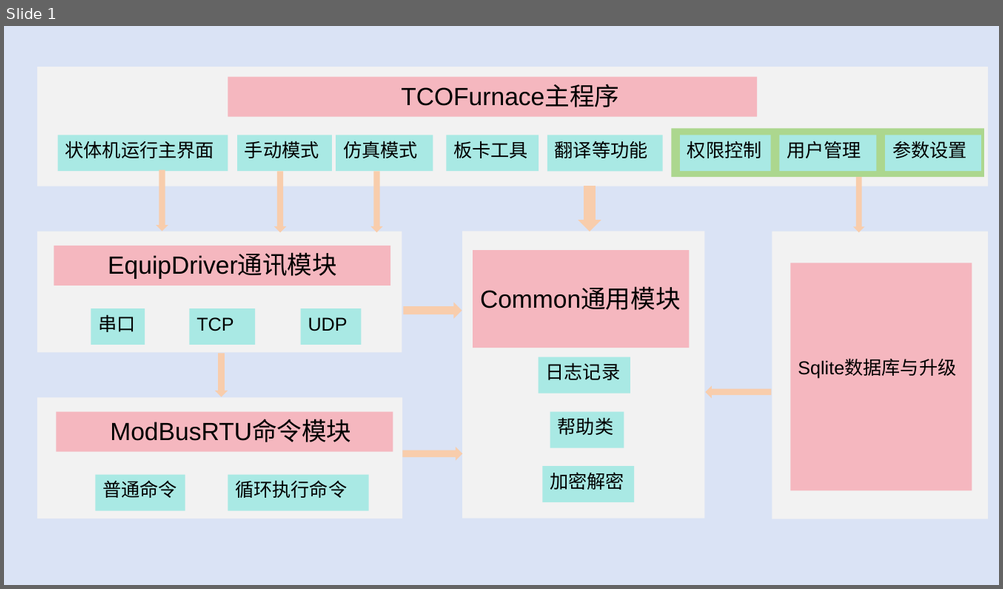
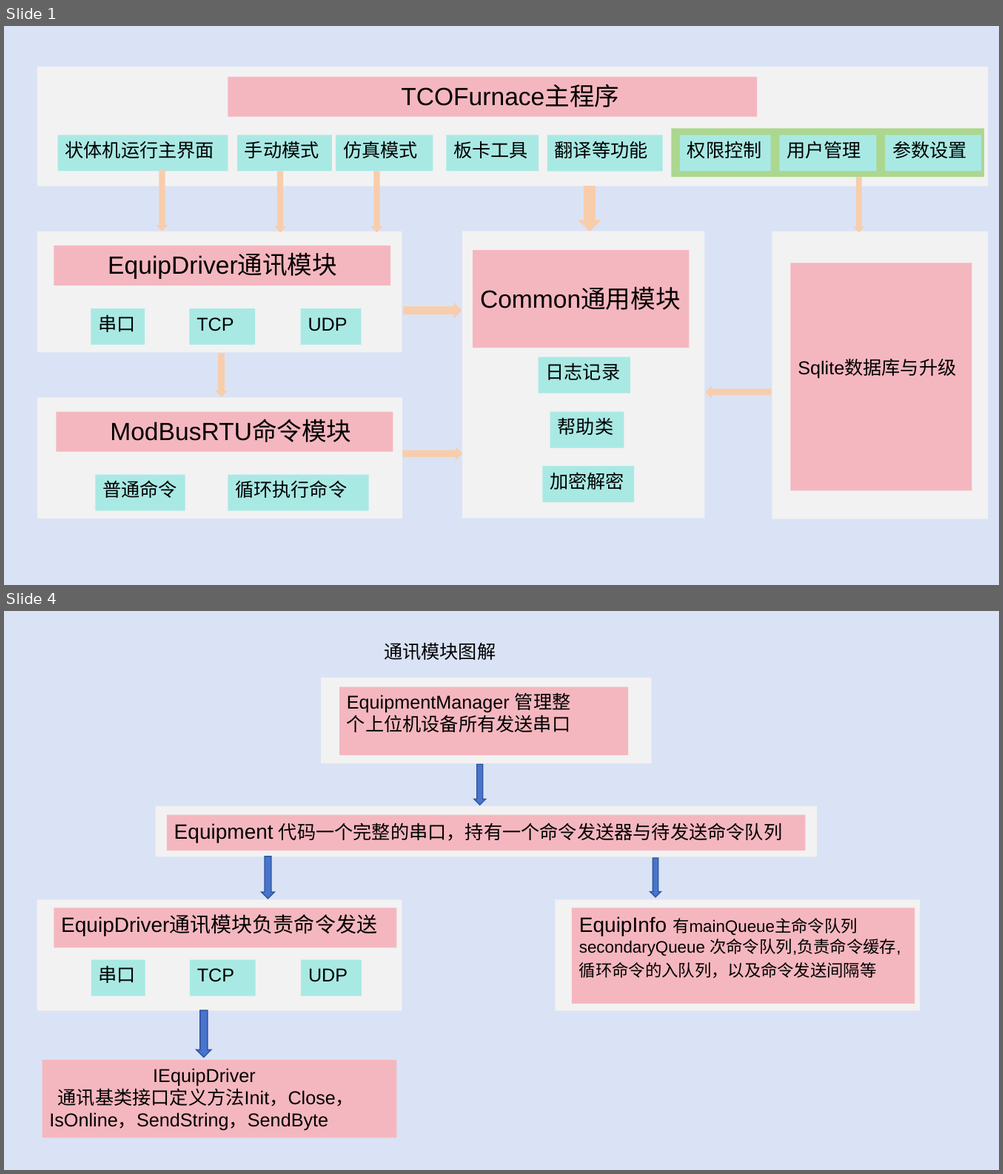
Before and after one commit to xzb0228/TCOFurnace, a slide deck: TCOFurnace/Files/TCOFurnace架构.pptx. Shown one above the other, each under a label of ours: slide 1 before the commit, slides 1 and 4 after it; the slides between them are not shown. The pictures are 1003x589 and 1003x1174 pixels, drawn with LibreOffice and Linux fonts; fonts in the diff are those of the drawing. Boxes give left, top, right and bottom in pixels: in the first picture for what was removed or moved away, otherwise in the second. Text is boxed around its words. In the diff, an @@ line names an element or a change of style, - is before the commit and + after.

```diff
--- a/TCOFurnace/Files/TCOFurnace架构.pptx
+++ b/TCOFurnace/Files/TCOFurnace架构.pptx
@@ slide 4 added at box(4, 611, 999, 1170), background #DAE3F5 @@
@@ text added at box(384, 642, 495, 660), 18 pt, text #000000 @@
+通讯模块图解
@@ rectangle added at box(321, 678, 652, 763), fill #F2F2F2 @@
@@ rectangle added at box(339, 687, 628, 756), fill #F5B7BF, 18 pt, text #000000 @@
+EquipmentManager 管理整
+个上位机设备所有发送串口
@@ down arrow added at box(474, 765, 486, 806), fill #4874CB, outline #2E54A1 1 pt @@
@@ rectangle added at box(156, 806, 817, 857), fill #F2F2F2 @@
@@ rectangle added at box(167, 815, 805, 851), fill #F5B7BF, 18 pt, text #000000 @@
+Equipment 代码一个完整的串口，持有一个命令发送器与待发送命令队列
@@ down arrow added at box(262, 857, 275, 899), fill #4874CB, outline #2E54A1 1 pt @@
@@ down arrow added at box(650, 858, 661, 897), fill #4874CB, outline #2E54A1 1 pt @@
@@ rectangle added at box(37, 900, 401, 1011), fill #F2F2F2 @@
@@ rectangle added at box(54, 908, 397, 948), fill #F5B7BF, 20 pt, text #000000 @@
+EquipDriver通讯模块负责命令发送
@@ rectangle added at box(555, 900, 920, 1011), fill #F2F2F2 @@
@@ rectangle added at box(572, 908, 915, 1004), fill #F5B7BF, 16 pt, text #000000 @@
+EquipInfo 有mainQueue主命令队列
+secondaryQueue 次命令队列,负责命令缓存,循环命令的入队列，以及命令发送间隔等
@@ rectangle added at box(91, 960, 145, 997), fill #A9E9E4, 18 pt, text #000000 @@
+串口
@@ rectangle added at box(190, 960, 256, 997), fill #A9E9E4, 18 pt, text #000000 @@
+TCP
@@ rectangle added at box(301, 960, 361, 997), fill #A9E9E4, 18 pt, text #000000 @@
+UDP
@@ down arrow added at box(196, 1011, 211, 1058), fill #4874CB, outline #2E54A1 1 pt @@
@@ rectangle added at box(42, 1060, 396, 1138), fill #F5B7BF, 18 pt, text #000000 @@
+IEquipDriver
+通讯基类接口定义方法Init，Close，IsOnline，SendString，SendByte
```
Also in this commit, not shown: 2 other slides added, 2 other files.
